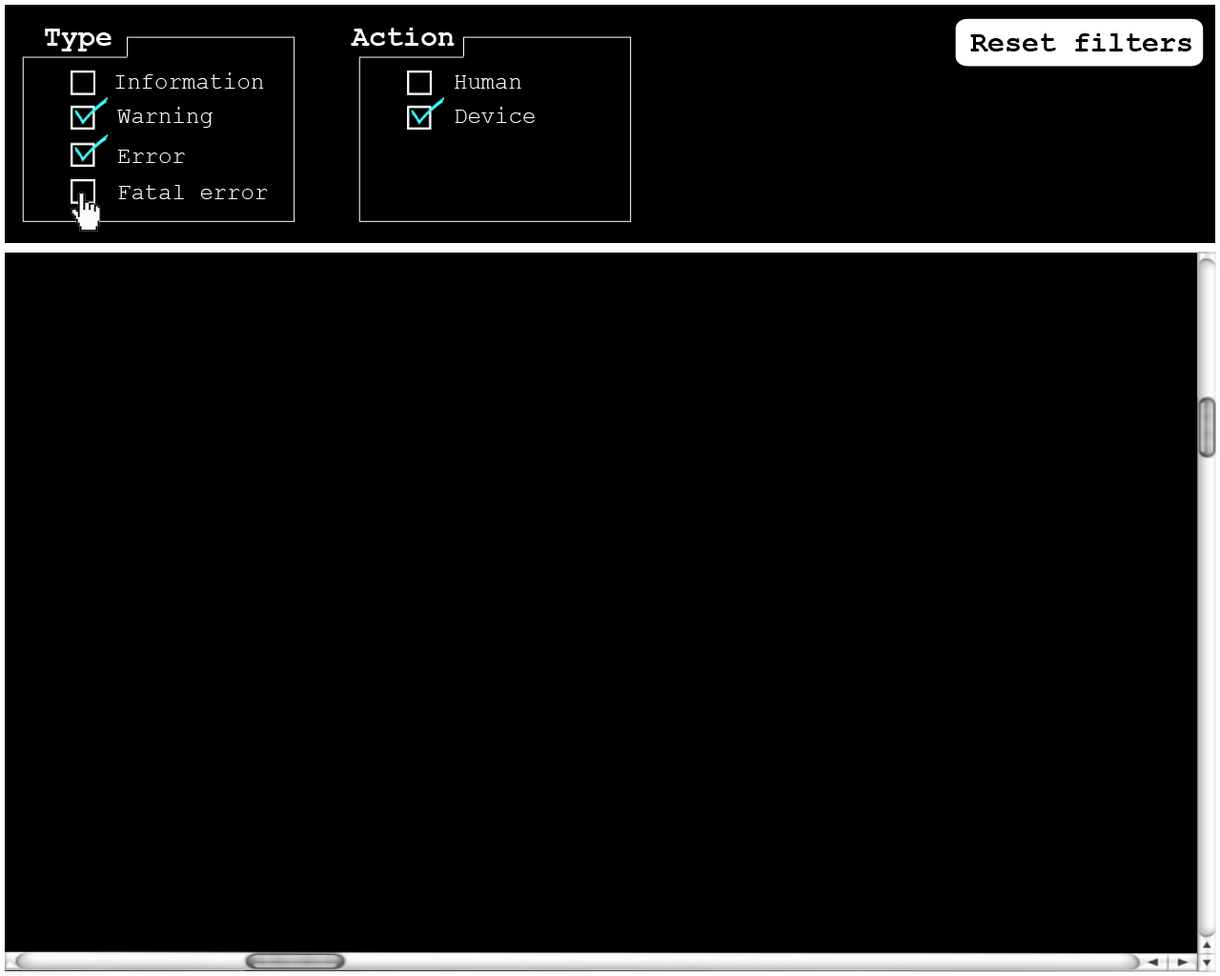
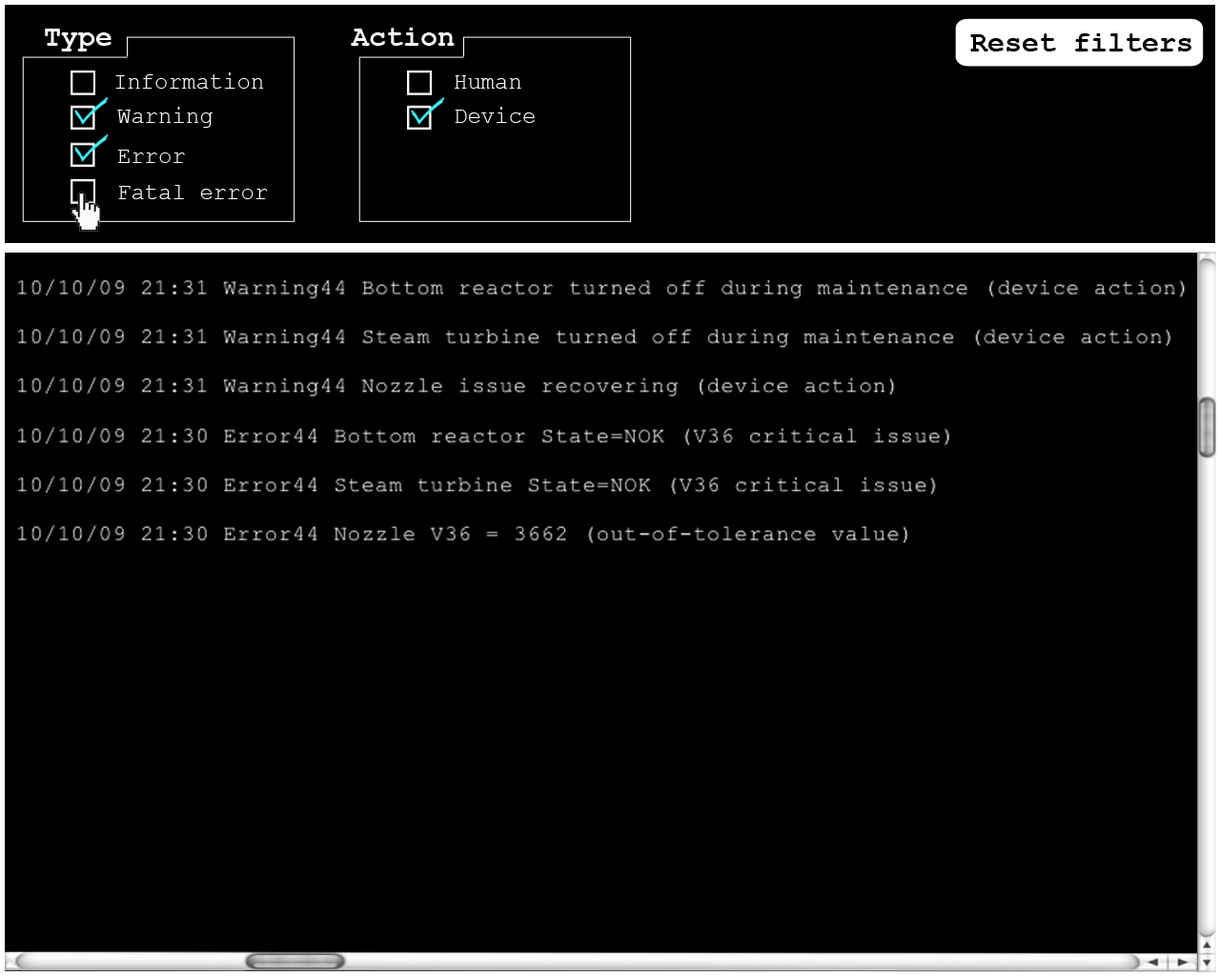
Layer changes from the first 1220 x 976 image to the second:
added layer "Layer 1" in group "Action box" over (17, 278, 1186, 545)
